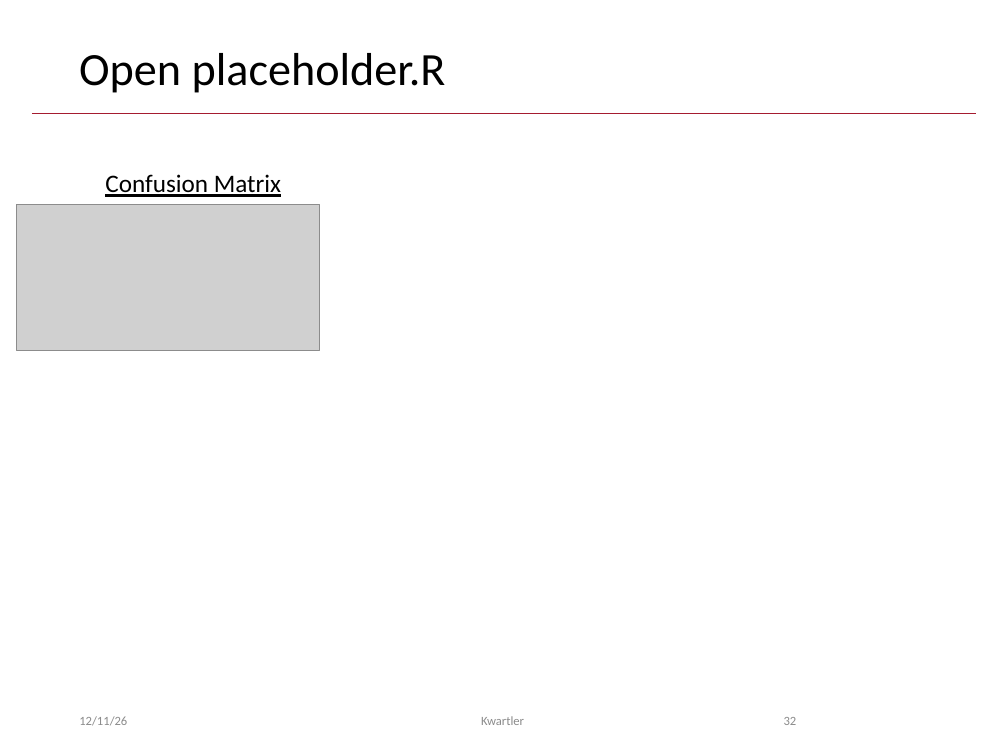
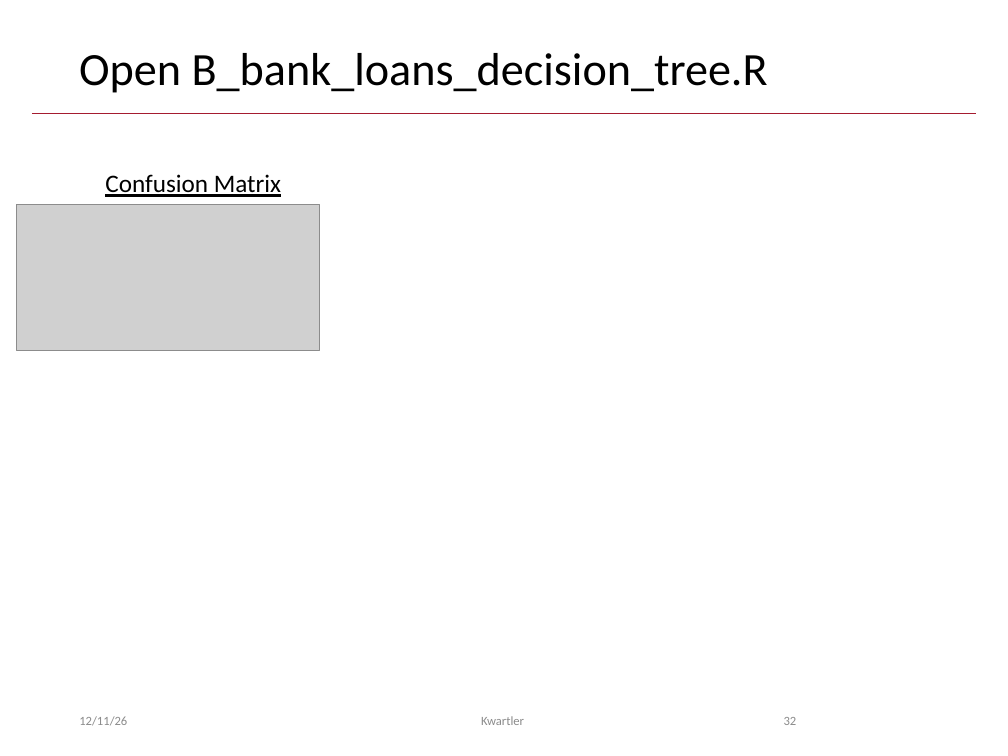
Before and after one commit to kwartler/Vienna_Dec_26, a slide deck: slide 32 of lessons/day1/B_Decision_Trees.pptx. Drawn at 1008x756 pixels with LibreOffice and Linux fonts; fonts in the diff are those of the drawing; grey boxes stand for pictures. Boxes give left, top, right and bottom in pixels: in the first picture for what was removed or moved away, otherwise in the second. Text is boxed around its words. In the diff, an @@ line names an element or a change of style, - is before the commit and + after.

```diff
--- a/lessons/day1/B_Decision_Trees.pptx
+++ b/lessons/day1/B_Decision_Trees.pptx
@@ title at [79,53,768,93]: text changed @@
-Open placeholder.R
+Open B_bank_loans_decision_tree.R
```
Also in this commit, not shown: 4 other files.
